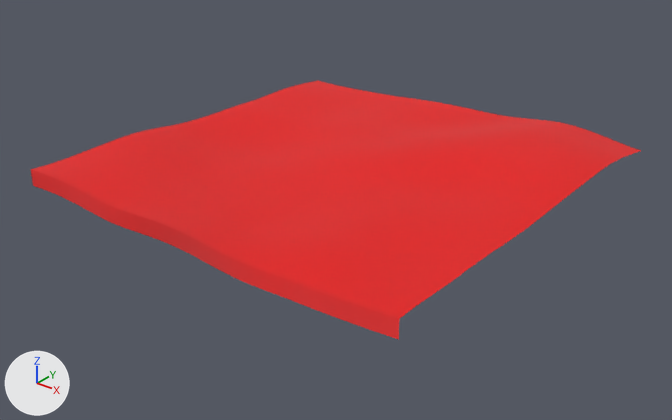
The glTF model public/assets/testmap/terrain_2_0.glb as it was, and as the next commit left it.
One viewpoint serves both versions: a camera (50 mm lens) standing at (86.0, -153.2, 41.9) and looking at (25.6, -77.7, -5.0). The lights are fixed; the arrows at lower left show +X, +Y and +Z. The older version comes first. Vertices at exactly the same position are counted once.

Script lines for the objects in view, before the commit:
```python
me_terrain_2_0_0 = bpy.data.meshes.new('terrain_2_0.0')
me_terrain_2_0_0.from_pydata(...)  # 2601 vertices, 5000 faces; spans x 0.0..50.0, y -100.0..-50.0, z -1.8..2.0
me_terrain_2_0_0.materials.append(mat_terrain_blend)
me_terrain_2_0_1 = bpy.data.meshes.new('terrain_2_0.1')
me_terrain_2_0_1.from_pydata(...)  # 102 vertices, 100 faces; spans x 0.0..50.0, y -100.0, z -1.8..1.1
me_terrain_2_0_1.materials.append(mat_ground_forest)
ob_terrain_2_0_0 = bpy.data.objects.new('terrain_2_0.0', me_terrain_2_0_0)
ob_terrain_2_0_0.location = (0.0, 0.0, 0.0)
ob_terrain_2_0_1 = bpy.data.objects.new('terrain_2_0.1', me_terrain_2_0_1)
ob_terrain_2_0_1.location = (0.0, 0.0, 0.0)
```
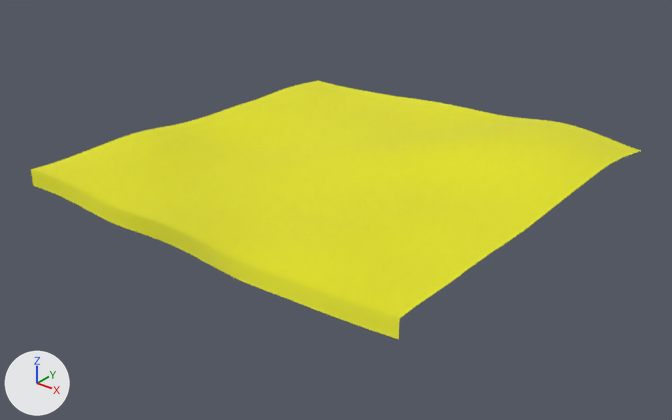
Diff of the bpy script that builds the scene:
```diff
--- a/public/assets/testmap/terrain_2_0.glb.py
+++ b/public/assets/testmap/terrain_2_0.glb.py
@@ me_terrain_2_0_0 @@
 me_terrain_2_0_0.from_pydata(...)  # 2601 vertices, 5000 faces; spans x 0.0..50.0, y -100.0..-50.0, z -1.8..2.0
 # used by ob_terrain_2_0_0; location = (0.0, 0.0, 0.0)
+# me_terrain_2_0_0 part 1: 5000 faces centred in x 0.3..49.7, y -99.7..-50.3, z -1.8..1.9 are repainted in the vertex colours; the middle colour goes from red #ff0000 to yellow #ffff00
 me_terrain_2_0_0.materials.append(mat_terrain_blend)
@@ me_terrain_2_0_1 @@
 me_terrain_2_0_1.from_pydata(...)  # 102 vertices, 100 faces; spans x 0.0..50.0, y -100.0, z -1.8..1.1
 # used by ob_terrain_2_0_1; location = (0.0, 0.0, 0.0)
+# me_terrain_2_0_1 part 2: 100 faces centred in x 0.3..49.7, y -100.0, z -1.1..0.4 are repainted in the vertex colours; the middle colour goes from red #ff0000 to yellow #ffff00
 me_terrain_2_0_1.materials.append(mat_ground_forest)
```

Boxes (x1, y1, x2, y2) around the edits, measured in the pictures (672 x 420 px):
part 1 of me_terrain_2_0_0, recoloured (red to yellow): (31, 81, 641, 319) in both
part 2 of me_terrain_2_0_1, recoloured: (31, 170, 399, 340) in both
